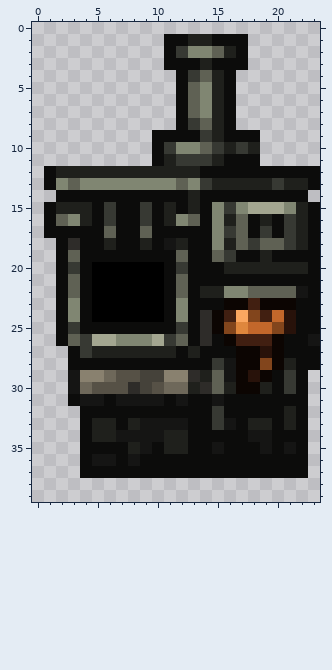
Pixel-art sprite: content/Entities/Structures/Industry/Kiln/kiln.00.png. This is how it looked before the edit.
The file is 24x40 pixels. Colours within 5 levels of each other are drawn and written as one.
And afterwards:
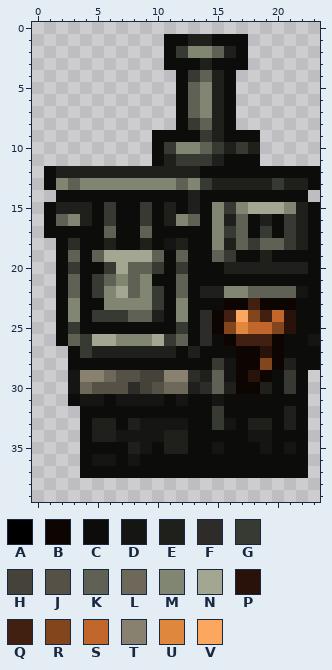
Palette (. is transparent): A #000000  B #0c0502  C #0c0c0b  D #151514  E #1f201c  F #2e2c29  G #373933  H #45423a  J #565146  K #5f6154  L #6e685a  M #808672  N #a3a690  P #28120a  Q #411f11  R #82451c  S #c2672b  T #89816f  U #df873d  V #fba760
From old to new:
Changed rows in their new state; - is an unchanged pixel.
first column x 5:
19 KNNNNK
20 CGNKKG
21 GKMKMC
22 GMNKMG
23 CMMMMG
24 GGGKKE
Pixel boxes of the changes (left, top, right, bottom) in both pictures:
changed: (92, 250, 164, 322)
